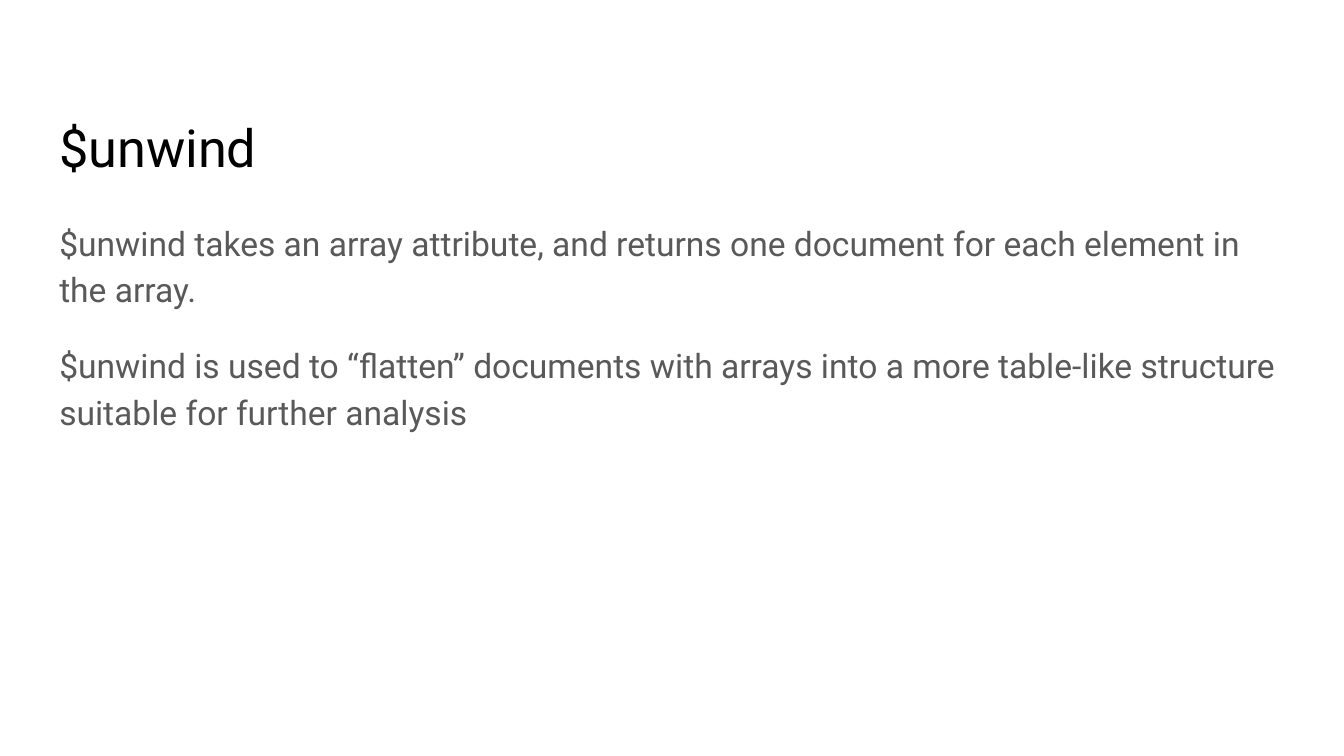
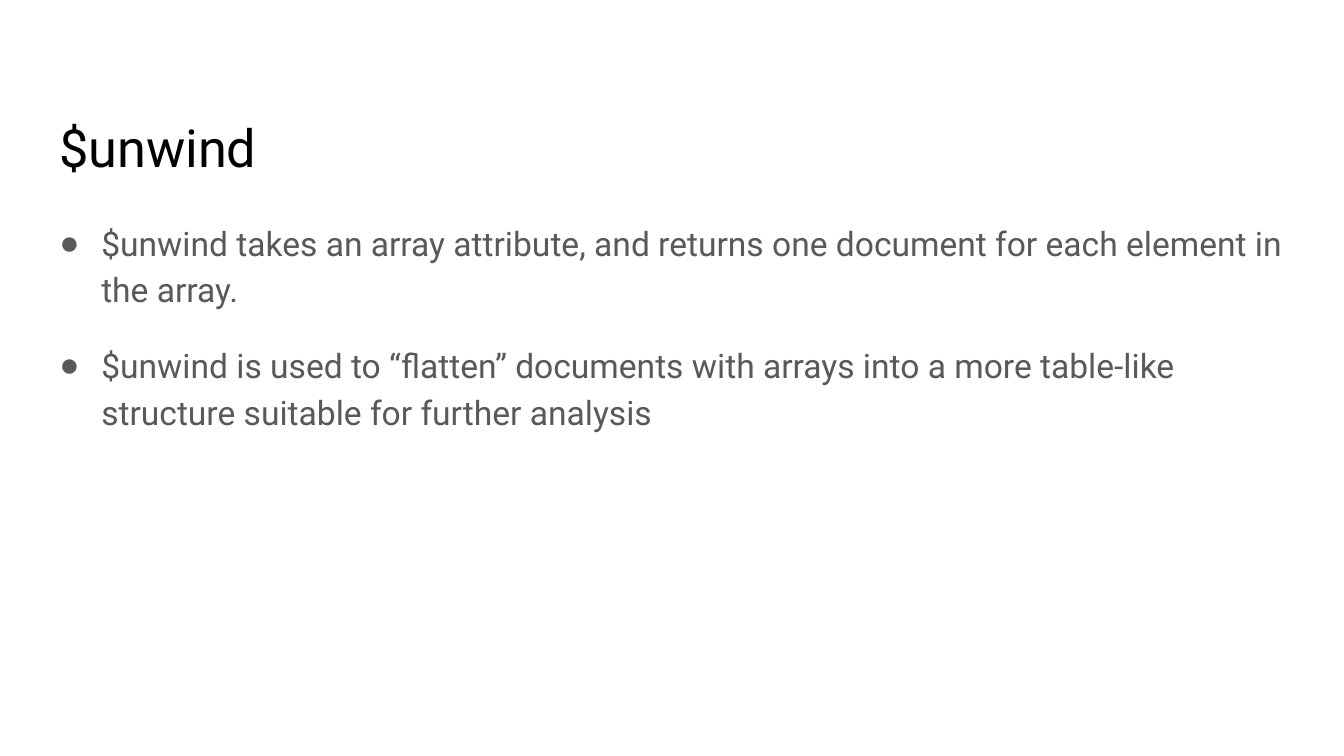
Before and after one commit to gharriso/AI-MongoDB-for-Data-analysis-and-Machine-Learning, a slide deck: slide 2 of 03e Aggregation unwind.pptx. Drawn at 1344x756 pixels with LibreOffice and Linux fonts; fonts in the diff are those of the drawing; background and template pictures are left out. Boxes give left, top, right and bottom in pixels: in the first picture for what was removed or moved away, otherwise in the second. Text is boxed around its words. In the diff, an @@ line names an element or a change of style, - is before the commit and + after.

```diff
--- a/03e Aggregation unwind.pptx
+++ b/03e Aggregation unwind.pptx
@@ text "$unwind takes an array attribute, ..." at box(101, 228, 1282, 432): bullet none to ● @@
```
Also in this commit, not shown: 1 other slide changed, 3 slides removed, 7 other files.
